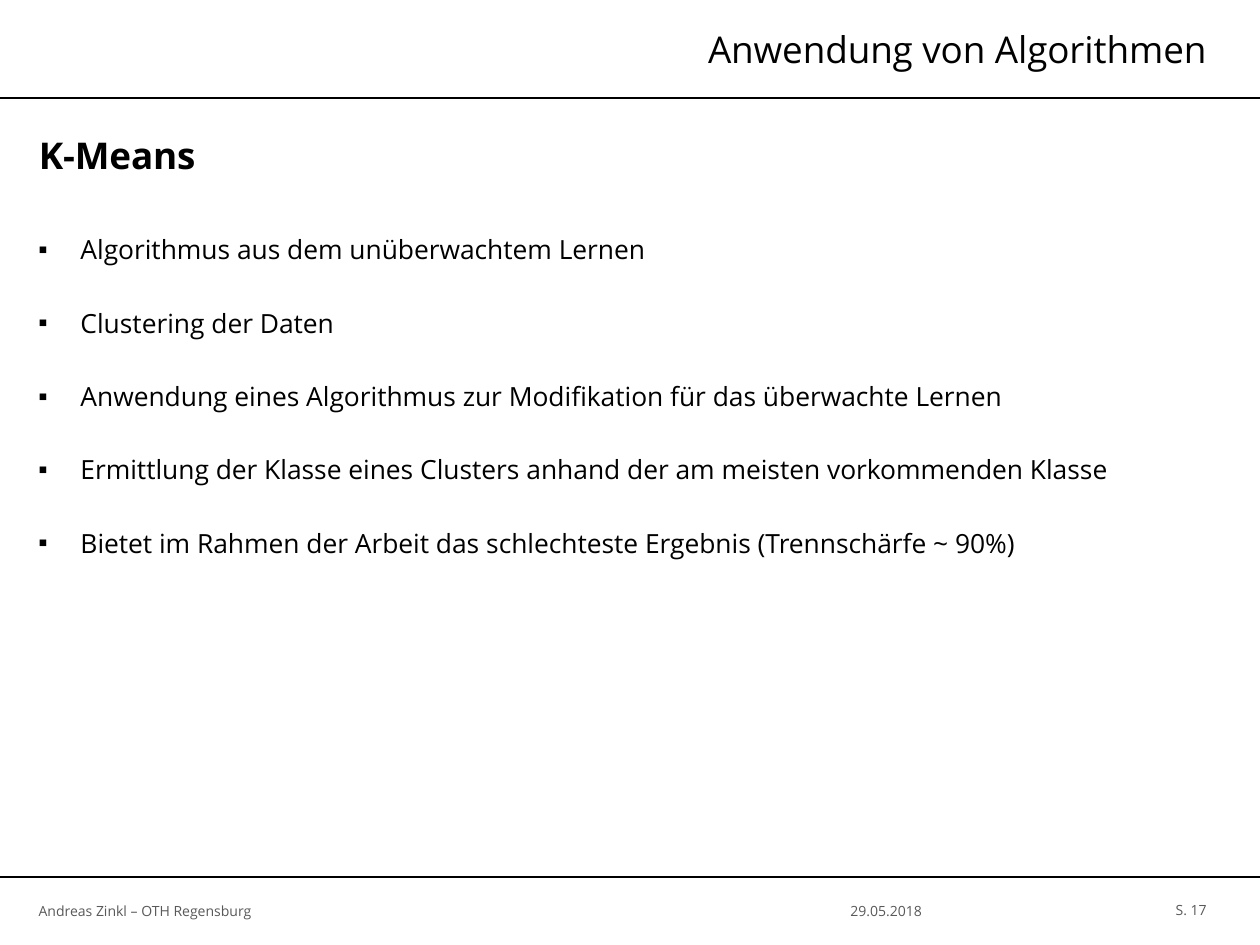
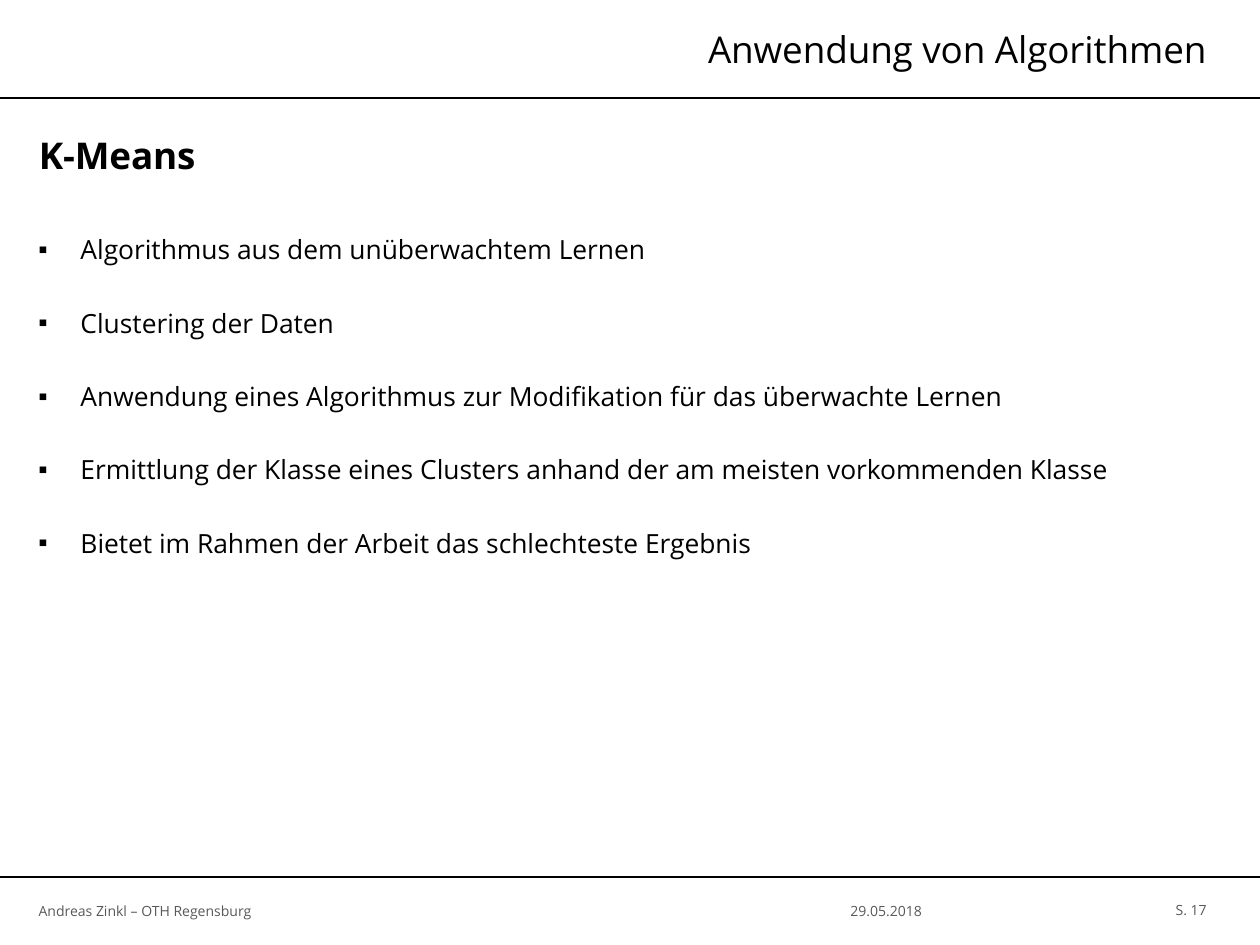
Before and after one commit to zinklandi/Autism_Classification_Paper, a slide deck: slide 17 of IML-Praesentation.pptx. Drawn at 1260x945 pixels with LibreOffice and Linux fonts; fonts in the diff are those of the drawing; background and template pictures are left out. Boxes give left, top, right and bottom in pixels: in the first picture for what was removed or moved away, otherwise in the second. Text is boxed around its words. In the diff, an @@ line names an element or a change of style, - is before the commit and + after.

```diff
--- a/IML-Praesentation.pptx
+++ b/IML-Praesentation.pptx
@@ text at (80,533,751,560): text changed @@
-▪ Bietet im Rahmen der Arbeit das schlechteste Ergebnis (Trennschärfe ~ 90%)
+▪ Bietet im Rahmen der Arbeit das schlechteste Ergebnis
```
Also in this commit, not shown: 6 other slides changed, 12 other files.
